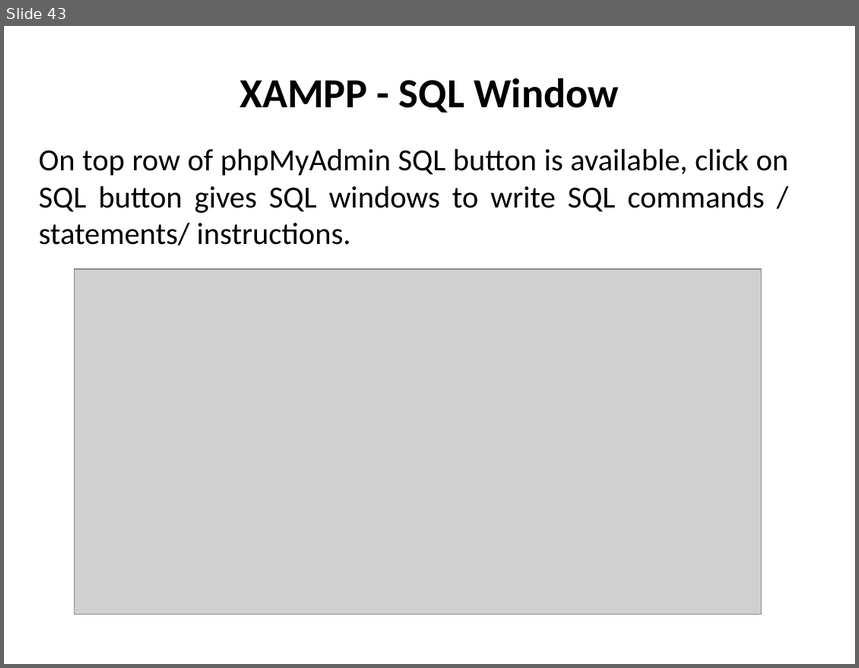
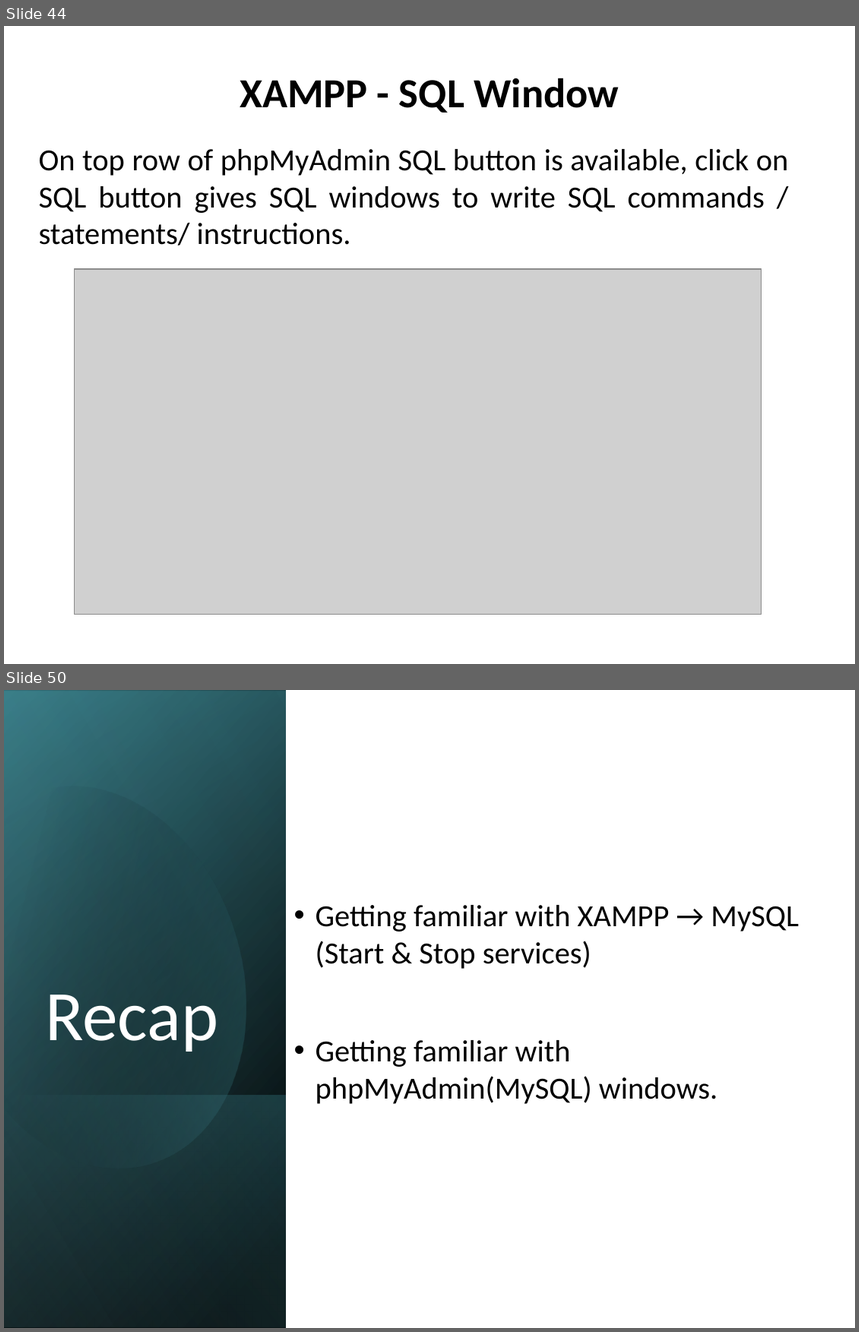
Before and after one commit to sitmbadept/sitmbadept.github.io, a slide deck: 2023/UNIT_1/WIP/Database.pptx. Shown one above the other, each under a label of ours: slide 43 before the commit, slides 44 and 50 after it; the slides between them are not shown. The pictures are 859x668 and 859x1332 pixels, drawn with LibreOffice and Linux fonts; fonts in the diff are those of the drawing; grey boxes stand for pictures. Boxes give left, top, right and bottom in pixels: in the first picture for what was removed or moved away, otherwise in the second. Text is boxed around its words. In the diff, an @@ line names an element or a change of style, - is before the commit and + after.

```diff
--- a/2023/UNIT_1/WIP/Database.pptx
+++ b/2023/UNIT_1/WIP/Database.pptx
@@ slide 50 added at box(4, 690, 855, 1328), background #FFFFFF @@
@@ rectangle added at box(4, 690, 855, 1328), fill #FFFFFF @@
@@ rectangle added at box(5, 690, 286, 1328), fill gradient #000000 to #33707A @@
@@ rectangle added at box(5, 692, 286, 1328), fill gradient #000000 to #4495A2 @@
@@ rectangle added at box(5, 690, 286, 1327), fill gradient #000000 to #89C4CD @@
@@ freeform shape added at box(4, 750, 290, 1199), fill gradient #000000 to #4495A2 @@
@@ text added at box(316, 905, 799, 1104), 26 pt, text #000000 @@
+  • Getting familiar with XAMPP → MySQL (Start & Stop services)
+  • Getting familiar with phpMyAdmin(MySQL) windows.
@@ title added at box(46, 995, 219, 1052), 60 pt, text #FFFFFF @@
+Recap
@@ rectangle added at box(5, 1096, 286, 1328), fill gradient #4495A2 to #000000 @@
@@ what was slide 43 is now slide 44 @@
```
Also in this commit, not shown: 1 slide changed, 8 other slides added.
